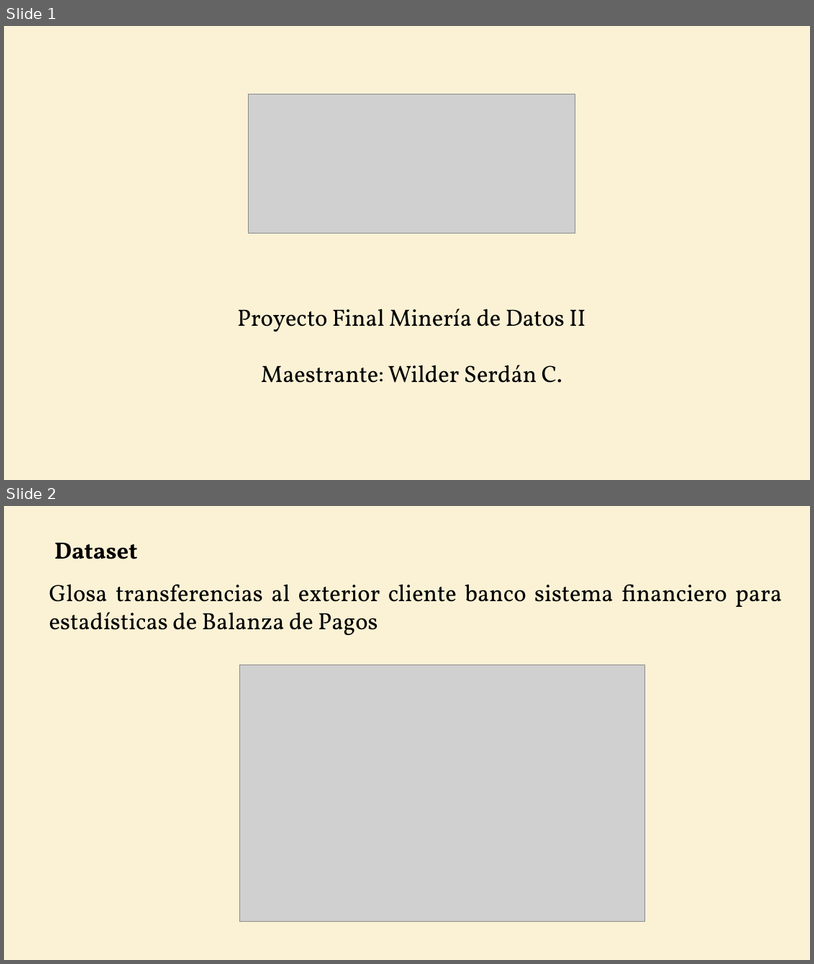
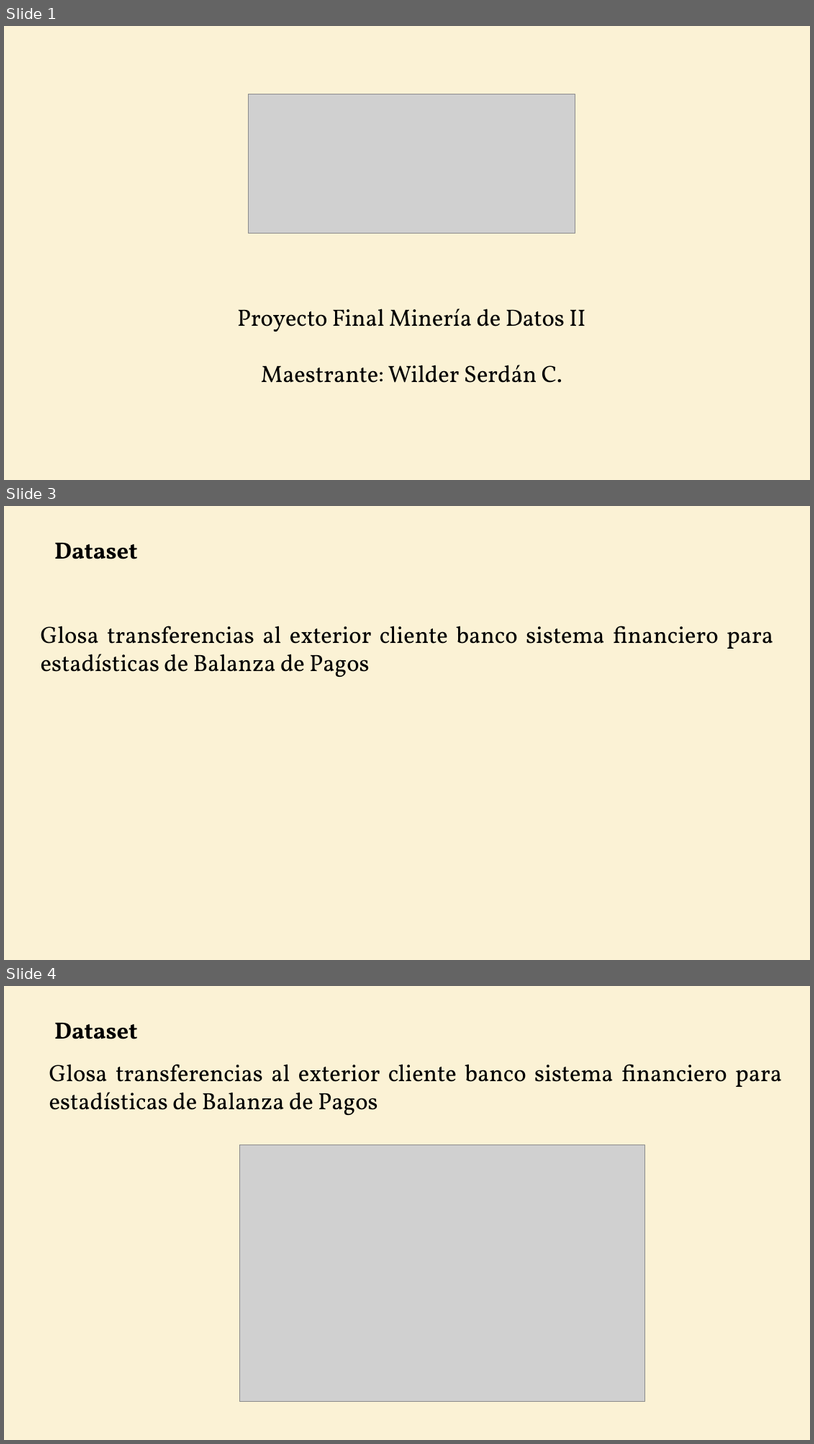
Before and after one commit to WilderGitHub/MCD, a slide deck: II. 08 Minería de Datos II/Proyecto Final.pptx. Shown one above the other, each under a label of ours: slides 1 and 2 before the commit, slides 1, 3 and 4 after it; the slides between them are not shown. The pictures are 814x964 and 814x1444 pixels, drawn with LibreOffice and Linux fonts; fonts in the diff are those of the drawing; grey boxes stand for pictures. Boxes give left, top, right and bottom in pixels: in the first picture for what was removed or moved away, otherwise in the second. Text is boxed around its words. In the diff, an @@ line names an element or a change of style, - is before the commit and + after.

```diff
--- a/II. 08 Minería de Datos II/Proyecto Final.pptx
+++ b/II. 08 Minería de Datos II/Proyecto Final.pptx
@@ slide 3 added at [4, 506, 810, 960], background #F7DD93 at 38% opacity @@
@@ text added at [54, 543, 138, 559], 28 pt, text #000000, bold @@
+Dataset
@@ text added at [41, 626, 774, 677], 28 pt, text #000000 @@
+Glosa transferencias al exterior cliente banco sistema financiero para estadísticas de Balanza de Pagos
@@ what was slide 2 is now slide 4 @@
```
Also in this commit, not shown: 2 slides changed, 12 other slides added, 8 slides removed, 1 other file.
